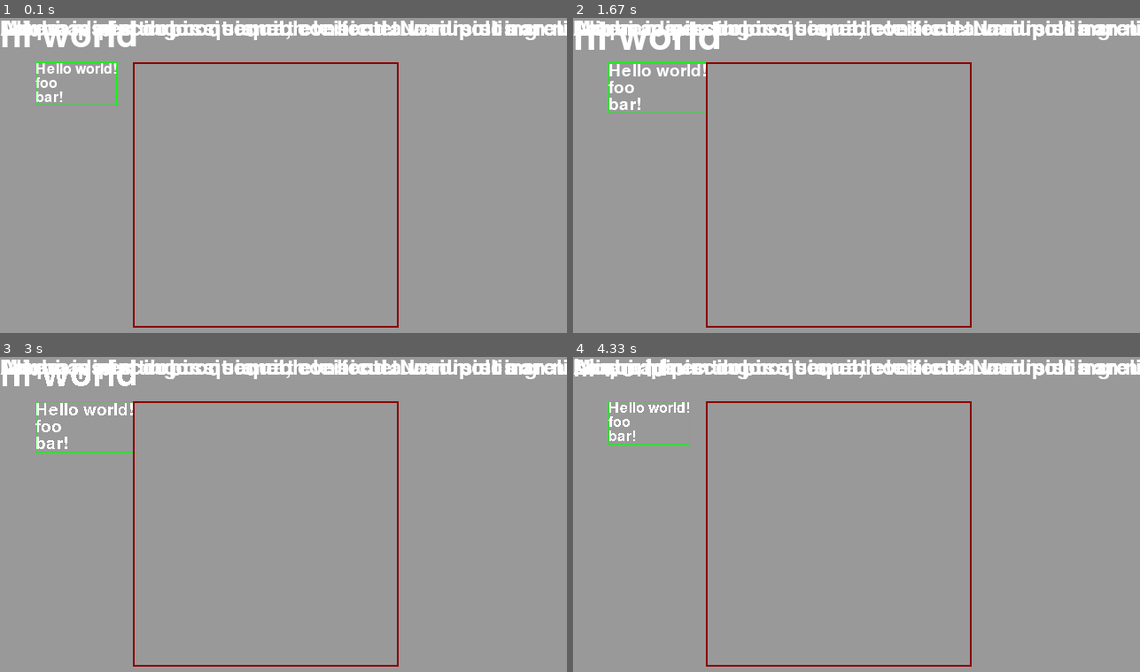
Above: before the commit, frames 1-4 (two rows, left to right).
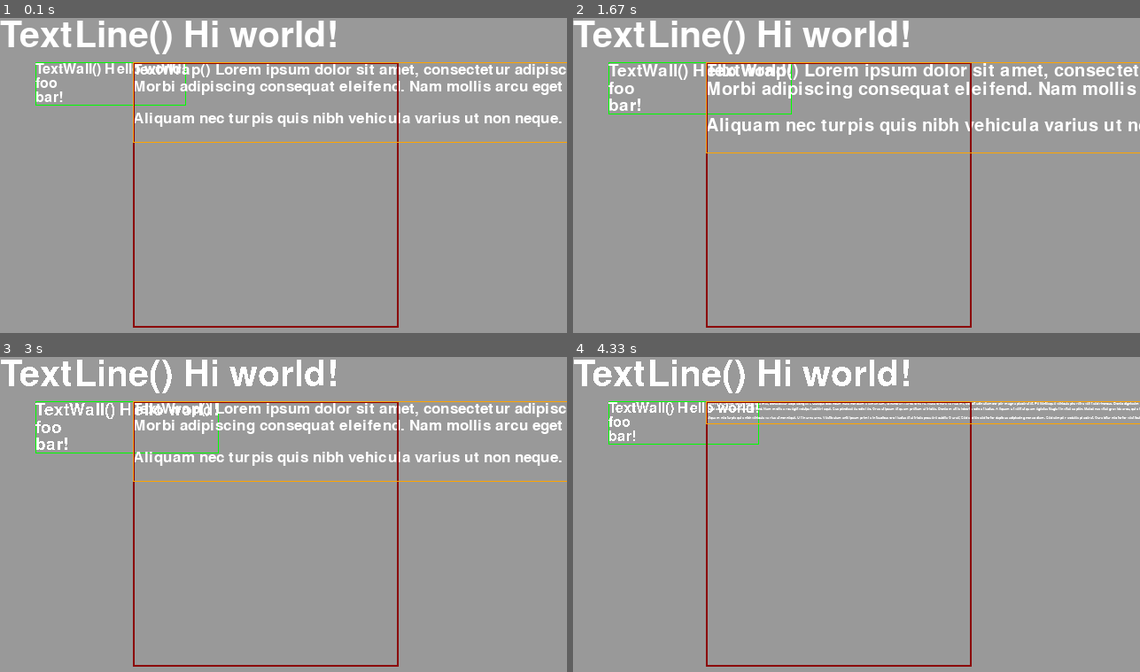
Above: after the commit, the same moments.

Repository: ninmonkey/pygame-demos
Game: pygame game, started from text/main.py
The game is run twice, just before and just after one commit, with the same random seed, the same clock (stepped at 60 frames per second) and the same inputs.
Inputs (mouse positions are in pixels of both pictures, inside the frame that each line leads up to):
- Up to frame 1 (0.1 s): no input
- Up to frame 2 (1.67 s): hold 2 0.33-0.8 s; move the mouse to (833, 247) at 0.37 s; tap 1 at 0.83 s; tap 4 at 1.17 s; tap 2 at 1.5 s
- Up to frame 3 (3 s): tap A at 1.83 s; tap 1 at 2.67 s
- Up to frame 4 (4.33 s): move the mouse to (1060, 536) at 3.03 s; tap 1 at 3.07, 3.37, 3.57, 3.87, 4.07 s; move the mouse to (1054, 653) at 3.53 s; tap 3 at 3.65 s; move the mouse to (879, 552) at 4.03 s

The runs differ from the first frame. In frame 1, 8.9% of the frame differs, in the area x 0-100%, y 0-40%; in frame 2, 9.7%, in the area x 0-100%, y 0-43%; in frame 3, 8.9%; in frame 4, 6.3%.

Commit message:
TextWrap() render
Wrap renders text, but no wrapping.

Diff:
--- a/text/main.py
+++ b/text/main.py
@@ -3,12 +3,11 @@
 from pygame import *
 from textcache import TextLine, TextWall, TextWrap
 
-lorem = """
-Lorem ipsum dolor sit amet, consectetur adipiscing elit. Quisque bibendum nulla non diam elementum, id hendrerit eros ornare. Nulla ornare varius mi, sollicitudin ullamcorper magna placerat et. Pellentesque vehicula pharetra velit sed rhoncus. Donec dignissim porttitor neque. Praesent hendrerit malesuada libero sed condimentum. Aliquam ipsum metus, dictum non porta in, venenatis sed libero. Suspendisse faucibus fringilla magna, et vestibulum ligula aliquam nec. Sed nibh erat, facilisis nec velit eget, ultrices faucibus sapien. Suspendisse turpis erat, auctor commodo interdum vel, fringilla in dui. Aliquam nec porttitor leo. Vestibulum magna erat, pellentesque nec scelerisque a, fringilla sed lectus. Maecenas lobortis ipsum at lacinia rhoncus. Etiam id ante et elit auctor tincidunt. Quisque tincidunt molestie mi, nec pellentesque diam venenatis et. Curabitur at lorem ut lacus interdum pretium non non massa.
-
+lorem = """TextWrap() Lorem ipsum dolor sit amet, consectetur adipiscing elit. Quisque bibendum nulla non diam elementum, id hendrerit eros ornare. Nulla ornare varius mi, sollicitudin ullamcorper magna placerat et. Pellentesque vehicula pharetra velit sed rhoncus. Donec dignissim porttitor neque. Praesent hendrerit malesuada libero sed condimentum. Aliquam ipsum metus, dictum non porta in, venenatis sed libero. Suspendisse faucibus fringilla magna, et vestibulum ligula aliquam nec. Sed nibh erat, facilisis nec velit eget, ultrices faucibus sapien. Suspendisse turpis erat, auctor commodo interdum vel, fringilla in dui. Aliquam nec porttitor leo. Vestibulum magna erat, pellentesque nec scelerisque a, fringilla sed lectus. Maecenas lobortis ipsum at lacinia rhoncus. Etiam id ante et elit auctor tincidunt. Quisque tincidunt molestie mi, nec pellentesque diam venenatis et. Curabitur at lorem ut lacus interdum pretium non non massa.
 Morbi adipiscing consequat eleifend. Nam mollis arcu eget volutpat scelerisque. Suspendisse eu odio leo. Cras ut ipsum  …(506 unchanged characters)…
 
-Aliquam nec turpis quis nibh vehicula varius ut non neque. U …(626 unchanged characters)… it. Phasellus facilisis gravida iaculis. """
+Aliquam nec turpis quis nibh vehicula varius ut non neque. U …(626 unchanged characters)… it. Phasellus facilisis gravida iaculis.
+"""
 
 class Game():
     # main game logic
@@ -19,13 +18,13 @@
         self.screen = pygame.display.set_mode ((640,480))
         self.toggle_bg = True
 
-        self.lines = TextLine(None, 60, "hi world")
+        self.lines = TextLine(None, 60, "TextLine() Hi world!")
 
         self.text_wall = TextWall(None, 24)
-        self.text_wall.parse_text("Hello world!\nfoo\nbar!")
+        self.text_wall.parse_text("TextWall() Hello world!\nfoo\nbar!")
         self.text_wall.offset.topleft = (40,50)
 
-        self.text_wrap = TextWrap(None, 36, Rect(150,50,300,300), "Hi world")
+        self.text_wrap = TextWrap(None, 26, Rect(150,50,300,300), "Hi world")
         self.text_wrap.parse_text(lorem)
 
     def loop(self):
@@ -69,8 +68,8 @@
                 elif event.key == K_a:
                     self.lines.aa = not self.lines.aa
                     self.text_wall.aa = not self.text_wall.aa
-                elif event.key == K_1: self.lines.font_size -= 4
-                elif event.key == K_2: self.lines.font_size += 4
+                elif event.key == K_1: self.text_wrap.font_size -= 4
+                elif event.key == K_2: self.text_wrap.font_size += 4
                 elif event.key == K_3: self.text_wall.font_size -= 4
                 elif event.key == K_4: self.text_wall.font_size += 4
 
--- a/text/textcache.py
+++ b/text/textcache.py
@@ -232,7 +232,7 @@
     """
     def __init__(self, font=None, size=16, rect_wrap=None, text="", color_fg=None):
         """
-        propertie:
+        properties:
             boundry: Rect() to force text to fit
         """
         self.dirty = True
@@ -241,6 +241,7 @@
         self.color_fg = color_fg
         self.aa = True
         self.font_size = size
+        self.text_lines = []
 
         self.text = text
 
@@ -267,25 +268,37 @@
         if self.dirty or not self.text_lines: self._render()
         for text in self.text_lines: text.draw(dest)
 
+        if debug: pygame.draw.rect(self.screen, Color("darkred"), self.rect_wrap, 2)
         if debug: pygame.draw.rect(self.screen, Color("orange"), self.rect, 1)
-        if debug: pygame.draw.rect(self.screen, Color("darkred"), self.rect_wrap, 2)
 
     def _calc_offset(self):
         # get offsets for each line and set self.rect to container rect
-        pass
-
+        #if not self.text_lines: return
+        full = self.rect_wrap.copy()
+        full.size = (0,0)
+        prev = full.copy()
+
+        for t in self.text_lines:
+            t.rect.topleft = prev.topleft
+            prev.topleft = t.rect.bottomleft
+            full.width = max(t.rect.width, full.width)
+            full.height += t.rect.height
+
+        # full size of (render) maybe be smaller than boundry rect
+        self.rect = full
 
     def _render(self):
         # create cache'd
         self.dirty = False
+
+        #actually test each word if it will fit.
+        #
+
         self.text_lines = [ TextLine(self.font, self.font_size, line, self.color_fg)
                             for line in self._text_parsed ]
 
         for t in self.text_lines:
             t.aa = self.aa
-
-        self.rect = self.rect_wrap.copy()
-
 
     @property
     def text(self):
@@ -302,3 +315,48 @@
         self.dirty = True
         self._text_raw = text
         self.parse_text(self._text_raw)
+
+    @property
+    def rect_wrap(self):
+        # set Rect() boundry for text wrapping
+        return self._rect_wrap
+
+    @rect_wrap.setter
+    def rect_wrap(self, wrap):
+        try:
+            if self._rect_wrap == wrap: return
+        except AttributeError:
+            self._rect_wrap = wrap
+
+        self.dirty = True
+        self.parse_text(self._text_raw)
+
+    @property
+    def font_size(self):
+        # modify font size
+        return self._font_size
+
+    @font_size.setter
+    def font_size(self, size):
+        try:
+            if self._font_size == size: return
+        except AttributeError:
+            self._font_size = size
+
+        self.dirty = True
+        self._font_size = size
+
+    @property
+    def aa(self):
+        # Modify antialiasing
+        return self._aa
+
+    @aa.setter
+    def aa(self, aa):
+        try:
+            if self._aa == aa: return
+        except AttributeError:
+            self._aa = aa
+
+        self.dirty = True
+        self._aa = aa
